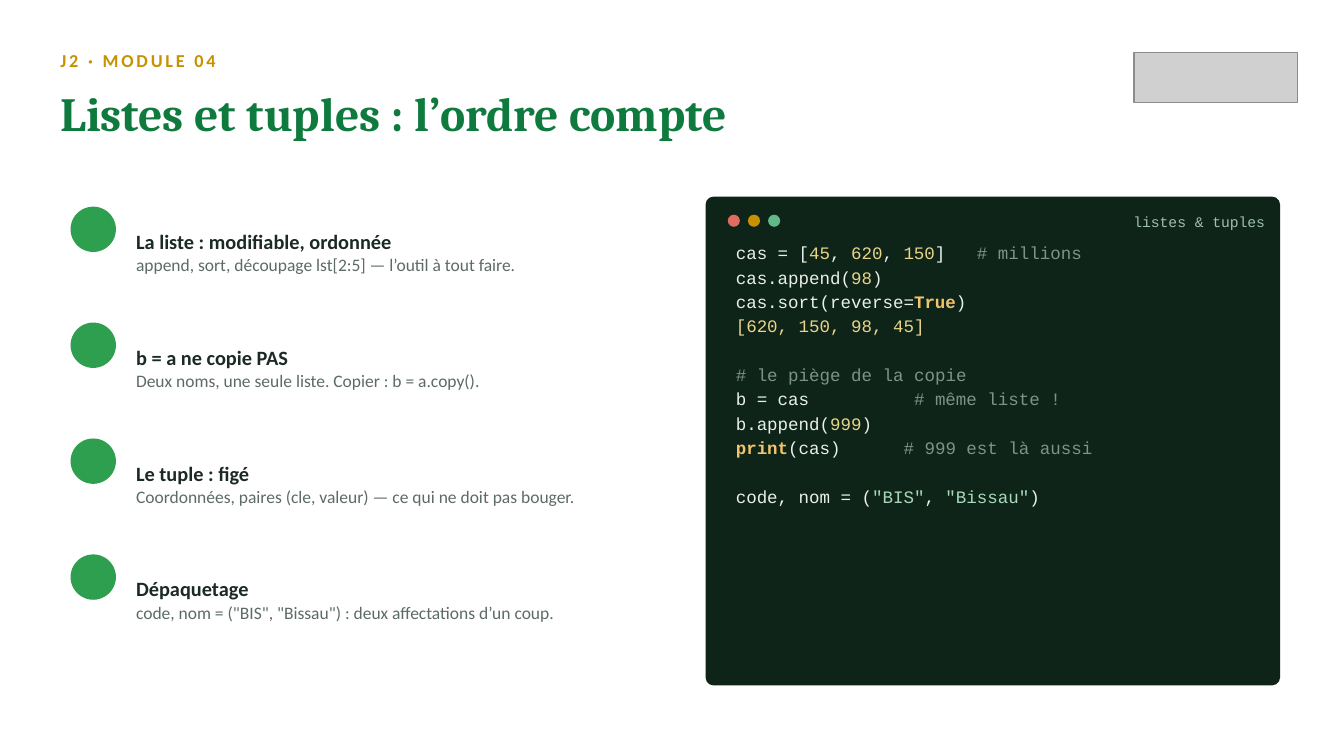
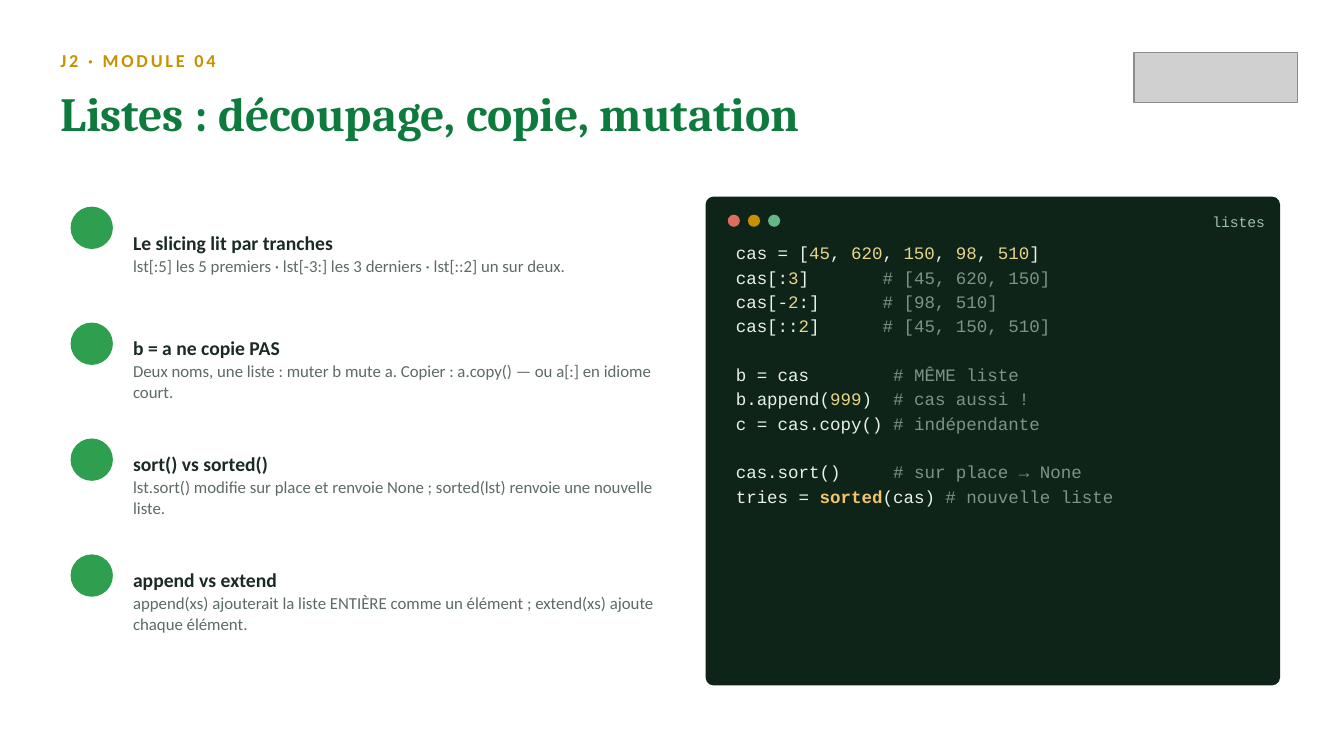
Before and after one commit to sogui/formation-python, a slide deck: slide 8 of slides/sources/J2-fonctions-structures.pptx (slide 5 before the commit). Drawn at 1344x756 pixels with LibreOffice and Linux fonts; fonts in the diff are those of the drawing; grey boxes stand for pictures; background and template pictures are left out. Boxes give left, top, right and bottom in pixels: in the first picture for what was removed or moved away, otherwise in the second. Text is boxed around its words. In the diff, an @@ line names an element or a change of style, - is before the commit and + after.

Commit message:
Slides enrichies : niveau intermédiaire, ~14-15 diapos par journée
- J1 : REPL/débogage, pièges du float pour les montants, round bancaire,
  f-strings détaillées, truthiness, enumerate/zip, while, compréhensions
- J2 : *args/**kwargs, portée LEGB et défaut mutable, lambda/key=,
  slicing et copie, Counter/defaultdict, tableau de choix des structures
- J3 : pathlib complet (glob), DictWriter et newline, options JSON,
  hiérarchie des exceptions, else/finally, exceptions métier, uv détaillé
- J4 : dataclass avancé (frozen, __post_init__, field), loc/iloc et
  SettingWithCopyWarning, to_datetime/.dt, agg nommés, merge validé
- J5 : argparse détaillé, logging, vectorisation, anatomie d'un script,
  checklist qualité avant de rendre

```diff
--- a/slides/sources/J2-fonctions-structures.pptx
+++ b/slides/sources/J2-fonctions-structures.pptx
@@ text at (60,97,799,142): text changed @@
-Listes et tuples : l’ordre compte
+Listes : découpage, copie, mutation
@@ text at (133,236,564,275): text changed; size 12.5 to 12 pt @@
-La liste : modifiable, ordonnée
-append, sort, découpage lst[2:5] — l’outil à tout faire.
+Le slicing lit par tranches
+lst[:5] les 5 premiers · lst[-3:] les 3 derniers · lst[::2] un sur deux.
@@ text at (1212,216,1265,227): text changed @@
-listes & tuples
+listes
@@ text at (736,247,1113,507): text changed; text colour #E8F0EA to #7C9488 @@
-cas = [45, 620, 150] # millions
-cas.append(98)
-cas.sort(reverse=True)
-[620, 150, 98, 45]
-# le piège de la copie
-b = cas # même liste !
-b.append(999)
-print(cas) # 999 est là aussi
-code, nom = ("BIS", "Bissau")
+cas = [45, 620, 150, 98, 510]
+cas[:3] # [45, 620, 150]
+cas[-2:] # [98, 510]
+cas[::2] # [45, 150, 510]
+b = cas # MÊME liste
+b.append(999) # cas aussi !
+c = cas.copy() # indépendante
+cas.sort() # sur place → None
+tries = sorted(cas) # nouvelle liste
@@ text at (133,341,279,358): size 14.5 to 14 pt in "b = a ne copie PAS" @@
@@ text at (133,365,651,398): text changed; size 12.5 to 12 pt @@
-Deux noms, une seule liste. Copier : b = a.copy().
+Deux noms, une liste : muter b mute a. Copier : a.copy() — ou a[:] en idiome court.
@@ text at (133,456,652,514): text changed; size 12.5 to 12 pt @@
-Le tuple : figé
-Coordonnées, paires (cle, valeur) — ce qui ne doit pas bouger.
+sort() vs sorted()
+lst.sort() modifie sur place et renvoie None ; sorted(lst) renvoie une nouvelle liste.
@@ text at (133,573,654,633): text changed; size 12.5 to 12 pt @@
-Dépaquetage
-code, nom = ("BIS", "Bissau") : deux affectations d’un coup.
+append vs extend
+append(xs) ajouterait la liste ENTIÈRE comme un élément ; extend(xs) ajoute chaque élément.
```
Also in this commit, not shown: 9 other slides changed, 4 slides added, 9 other files.
